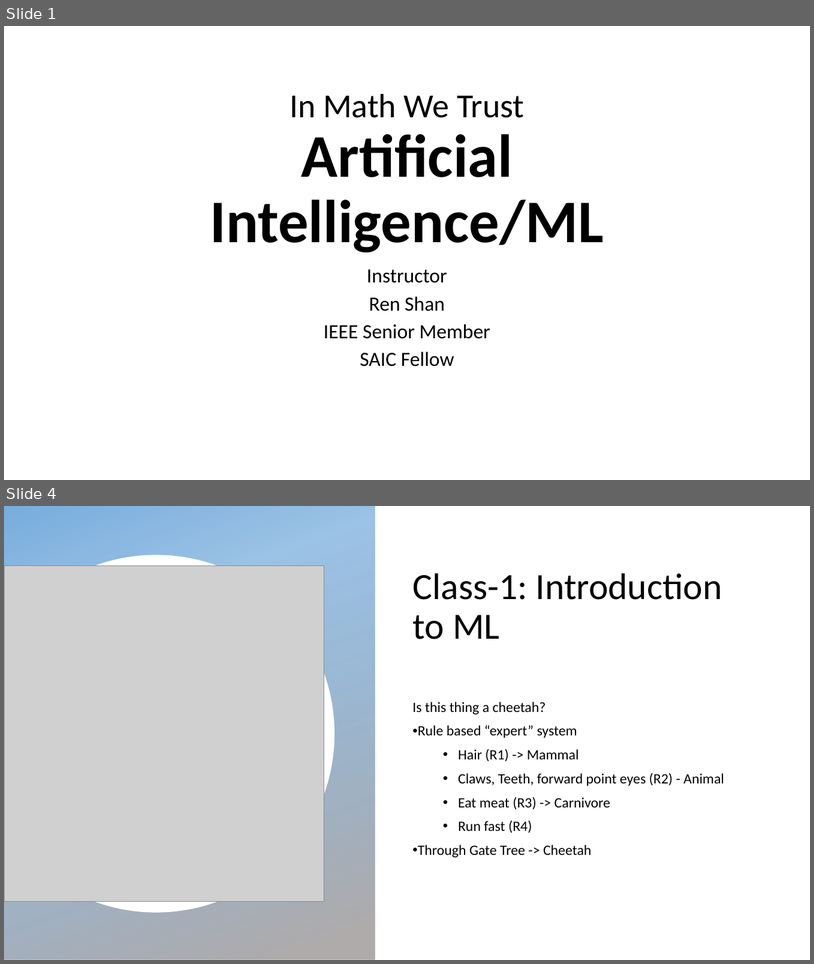
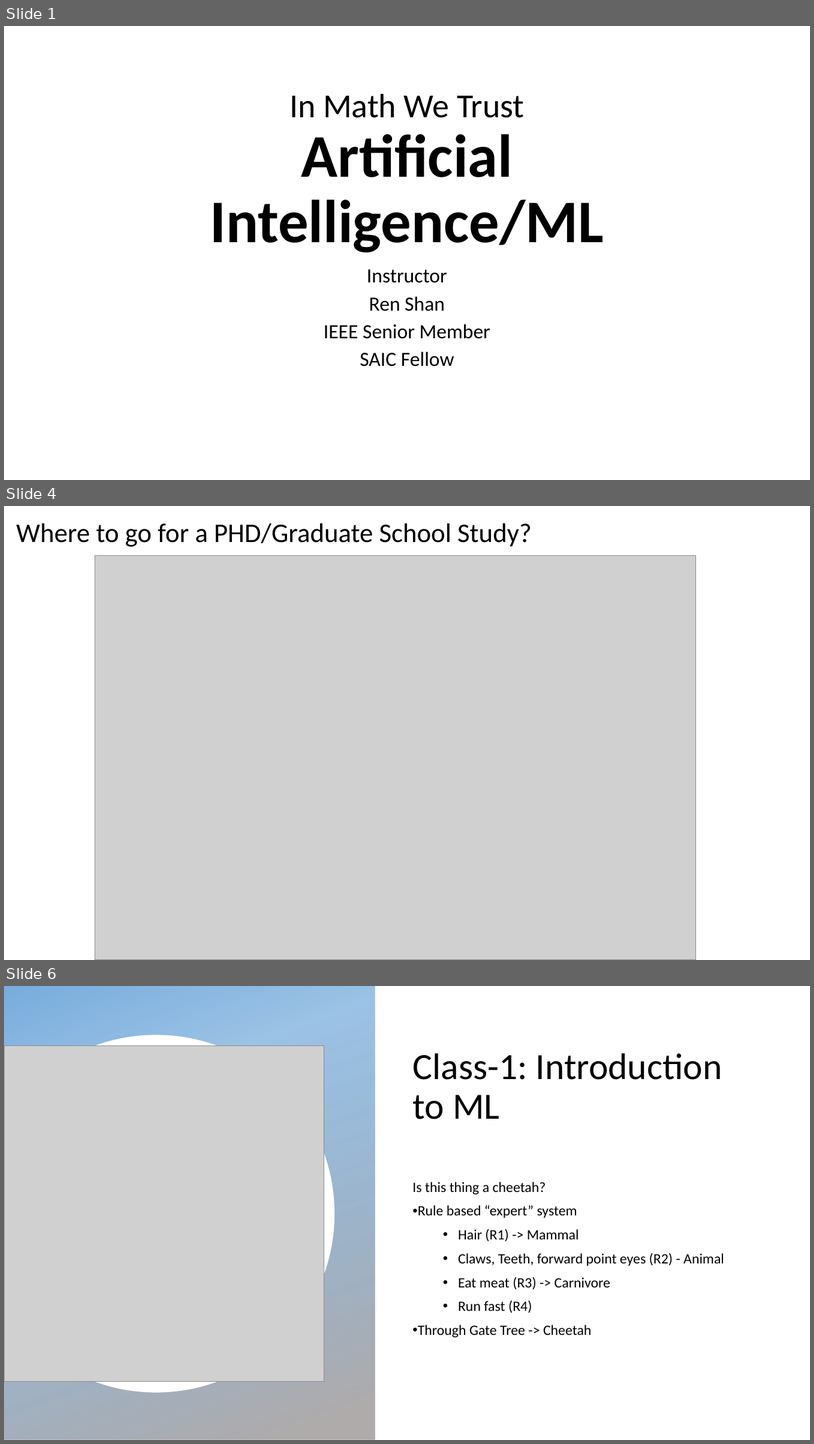
Before and after one commit to renshan2/accesspy, a slide deck: AI-ML-DL/Machine Learning.pptx. Shown one above the other, each under a label of ours: slides 1 and 4 before the commit, slides 1, 4 and 6 after it; the slides between them are not shown. The pictures are 814x964 and 814x1444 pixels, drawn with LibreOffice and Linux fonts; fonts in the diff are those of the drawing; grey boxes stand for pictures; background and template pictures are left out. Boxes give left, top, right and bottom in pixels: in the first picture for what was removed or moved away, otherwise in the second. Text is boxed around its words. In the diff, an @@ line names an element or a change of style, - is before the commit and + after.

```diff
--- a/AI-ML-DL/Machine Learning.pptx
+++ b/AI-ML-DL/Machine Learning.pptx
@@ slide 4 added at bbox=[4, 506, 810, 960], background #FFFFFF @@
@@ text added at bbox=[16, 523, 532, 547], 32 pt, text #000000 @@
+Where to go for a PHD/Graduate School Study?
@@ picture added at bbox=[95, 556, 696, 960] @@
@@ what was slide 4 is now slide 6 @@
```
Also in this commit, not shown: 3 slides changed.
